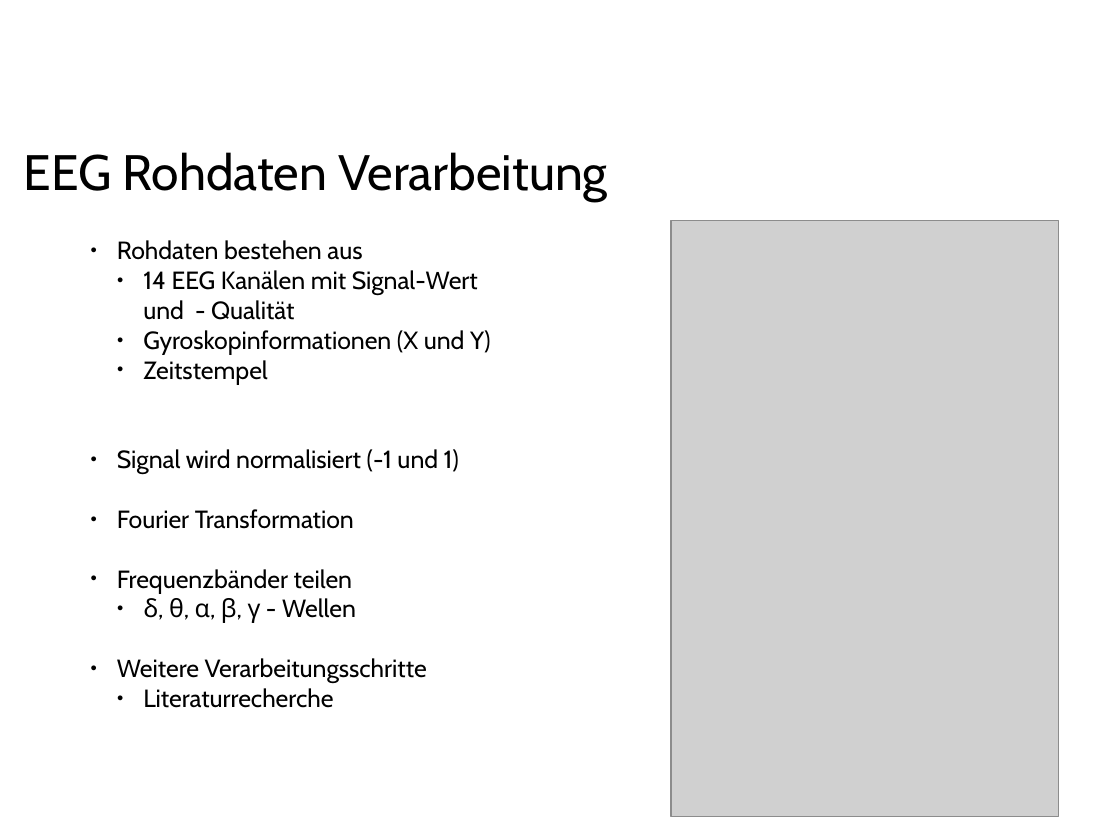
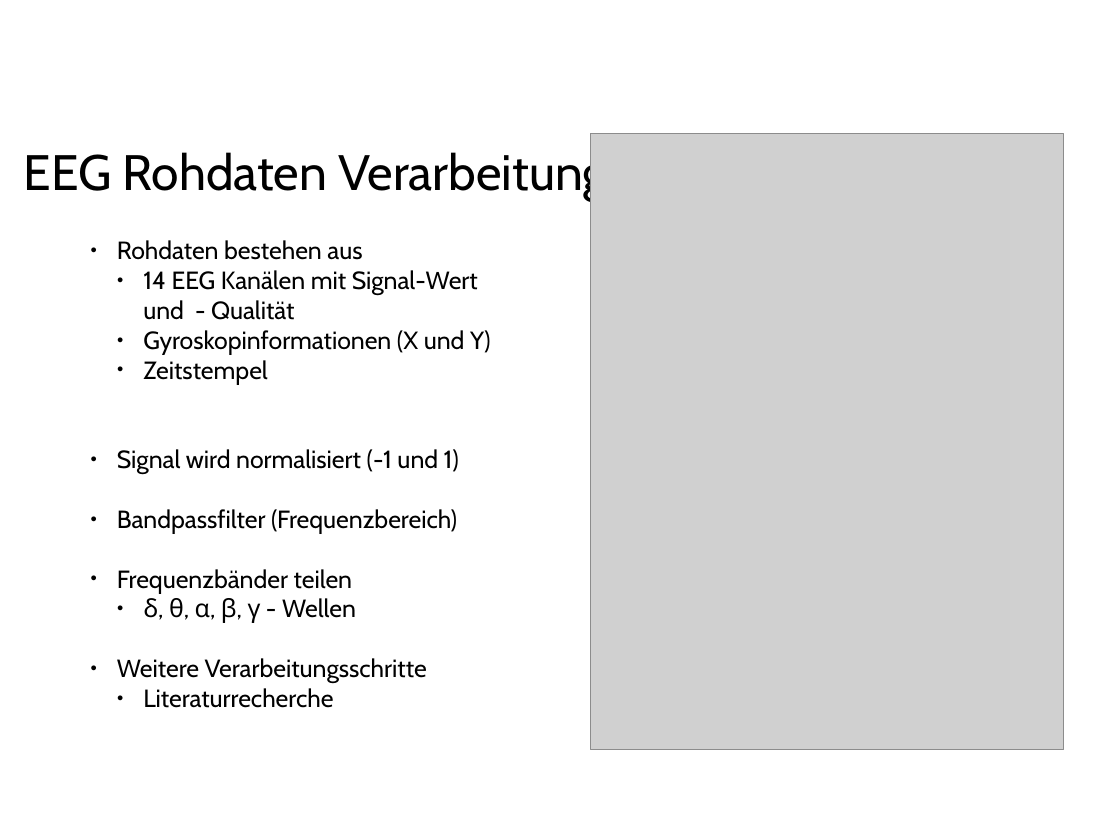
Before and after one commit to ppasler/current-adas, a slide deck: slide 7 of project/Zwischenstand.odp (slide 8 before the commit). Drawn at 1120x840 pixels with LibreOffice and Linux fonts; fonts in the diff are those of the drawing; grey boxes stand for pictures; background and template pictures are left out. Boxes give left, top, right and bottom in pixels: in the first picture for what was removed or moved away, otherwise in the second. Text is boxed around its words. In the diff, an @@ line names an element or a change of style, - is before the commit and + after.

```diff
--- a/project/Zwischenstand.odp
+++ b/project/Zwischenstand.odp
@@ picture: place and size @@
-picture at (671, 221, 1058, 816)
+picture at (591, 133, 1064, 749)
@@ text at (117, 509, 457, 533): text changed @@
-● Fourier Transformation
+● Bandpassfilter (Frequenzbereich)
```
Also in this commit, not shown: 4 other slides changed, 4 slides added, 4 slides removed, 6 other files.
